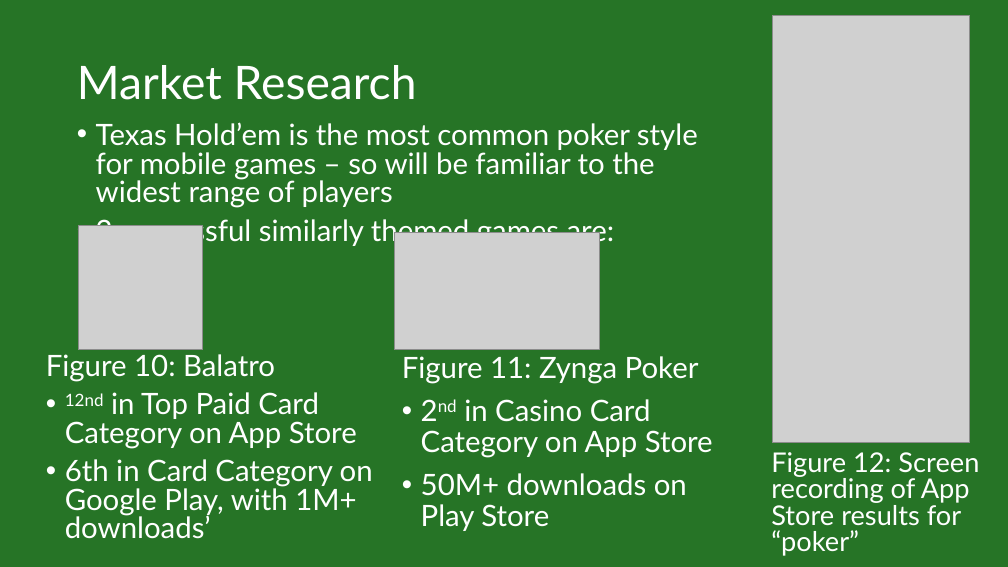
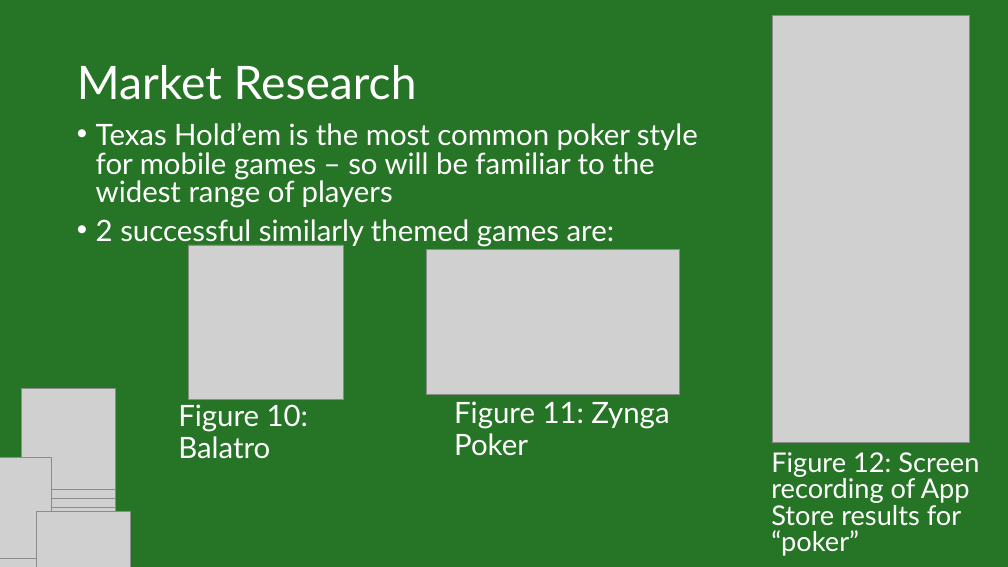
Before and after one commit to IsabelHampton/bluffs-and-bribes, a slide deck: slide 9 of Docs/Bluffs & Bribes Pitch.pptx. Drawn at 1008x567 pixels with LibreOffice and Linux fonts; fonts in the diff are those of the drawing; grey boxes stand for pictures. Boxes give left, top, right and bottom in pixels: in the first picture for what was removed or moved away, otherwise in the second. Text is boxed around its words. In the diff, an @@ line names an element or a change of style, - is before the commit and + after.

Commit message:
Updated market research in pitch

```diff
--- a/Docs/Bluffs & Bribes Pitch.pptx
+++ b/Docs/Bluffs & Bribes Pitch.pptx
@@ picture: place and size @@
-picture at [78, 225, 203, 350]
+picture at [188, 245, 343, 400]
@@ picture: place and size @@
-picture at [395, 232, 600, 349]
+picture at [426, 250, 680, 395]
@@ text at [65, 392, 373, 539]: paragraphs removed @@
-• 12nd in Top Paid Card Category on App Store
-• 6th in Card Category on Google Play, with 1M+ downloads’
@@ text "Figure 10: Balatro": place and size @@
-text "Figure 10: Balatro" at [46, 354, 373, 539]
+text "Figure 10: Balatro" at [178, 404, 308, 459]
@@ text "Figure 10: Balatro" at [178, 404, 308, 459]: line spacing 0.8 to 0.9 @@
@@ text at [421, 399, 713, 531]: paragraphs removed @@
-• 2nd in Casino Card Category on App Store
-• 50M+ downloads on Play Store
@@ text "Figure 11: Zynga Poker": place and size @@
-text "Figure 11: Zynga Poker" at [402, 356, 713, 531]
+text "Figure 11: Zynga Poker" at [454, 401, 669, 455]
@@ group added at [0, 388, 130, 567]: 13 pictures @@
```
Also in this commit, not shown: 2 other slides changed, 2 slides added.
